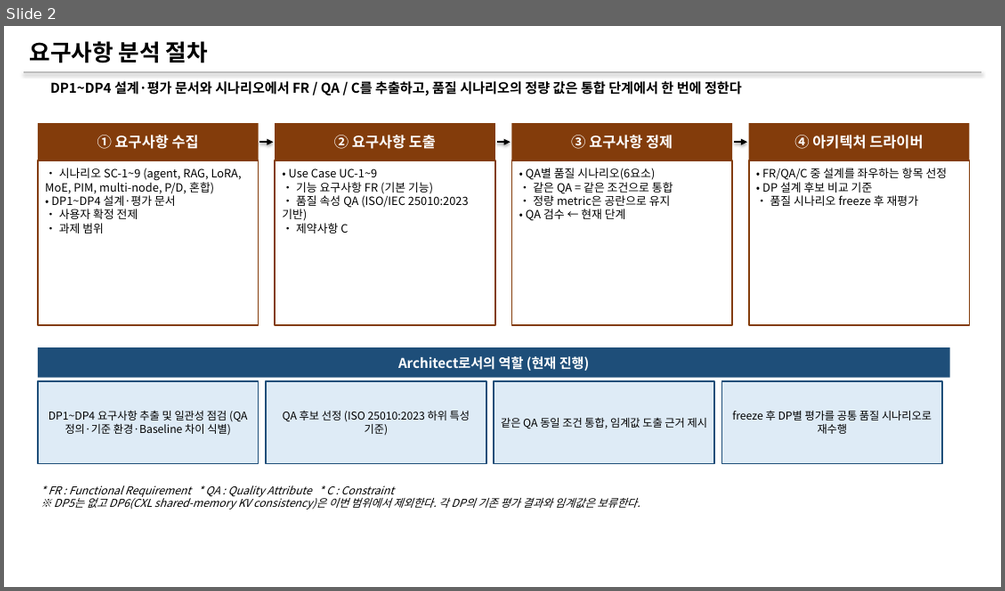
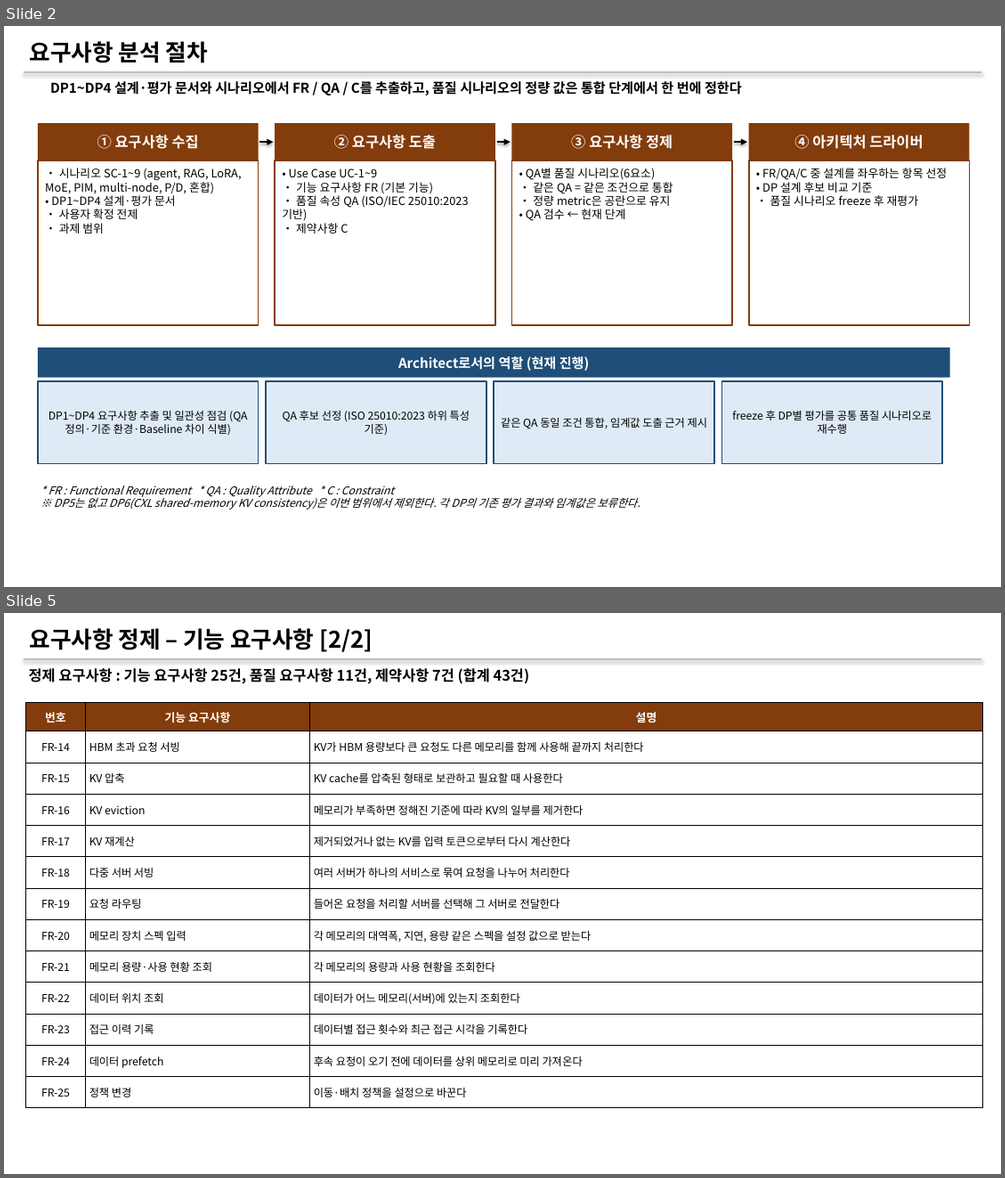
Before and after one commit to mkim0628/vllm, a slide deck: doc-mk/Requirements/requirements-overview.pptx. Shown one above the other, each under a label of ours: slide 2 before the commit, slides 2 and 5 after it; the slides between them are not shown. The pictures are 1005x591 and 1005x1178 pixels, drawn with LibreOffice and Linux fonts; fonts in the diff are those of the drawing. Boxes give left, top, right and bottom in pixels: in the first picture for what was removed or moved away, otherwise in the second. Text is boxed around its words. In the diff, an @@ line names an element or a change of style, - is before the commit and + after.

```diff
--- a/doc-mk/Requirements/requirements-overview.pptx
+++ b/doc-mk/Requirements/requirements-overview.pptx
@@ slide 5 added at [4,613,1001,1174], background #FFFFFF @@
@@ text added at [30,628,372,652], 22 pt, text #000000, bold @@
+요구사항 정제 – 기능 요구사항 [2/2]
@@ line added from (24, 659) to (981, 659), #BFBFBF 1 pt @@
@@ text added at [29,668,530,684], 14 pt, text #000000, bold @@
+정제 요구사항 : 기능 요구사항 25건, 품질 요구사항 11건, 제약사항 7건 (합계 43건)
@@ table added at [25,703,983,1108], 13 rows, 3 columns @@
+번호 | 기능 요구사항 | 설명
+FR-14 | HBM 초과 요청 서빙 | KV가 HBM 용량보다 큰 요청도 다른 메모리를 함께 사용해 끝까지 처리한다
+FR-15 | KV 압축 | KV cache를 압축된 형태로 보관하고 필요할 때 사용한다
+FR-16 | KV eviction | 메모리가 부족하면 정해진 기준에 따라 KV의 일부를 제거한다
+FR-17 | KV 재계산 | 제거되었거나 없는 KV를 입력 토큰으로부터 다시 계산한다
+FR-18 | 다중 서버 서빙 | 여러 서버가 하나의 서비스로 묶여 요청을 나누어 처리한다
+FR-19 | 요청 라우팅 | 들어온 요청을 처리할 서버를 선택해 그 서버로 전달한다
+FR-20 | 메모리 장치 스펙 입력 | 각 메모리의 대역폭, 지연, 용량 같은 스펙을 설정 값으로 받는다
+FR-21 | 메모리 용량·사용 현황 조회 | 각 메모리의 용량과 사용 현황을 조회한다
+FR-22 | 데이터 위치 조회 | 데이터가 어느 메모리(서버)에 있는지 조회한다
+FR-23 | 접근 이력 기록 | 데이터별 접근 횟수와 최근 접근 시각을 기록한다
+FR-24 | 데이터 prefetch | 후속 요청이 오기 전에 데이터를 상위 메모리로 미리 가져온다
+FR-25 | 정책 변경 | 이동·배치 정책을 설정으로 바꾼다
```
Also in this commit, not shown: 10 slides changed, 3 other slides added, 1 other file.
